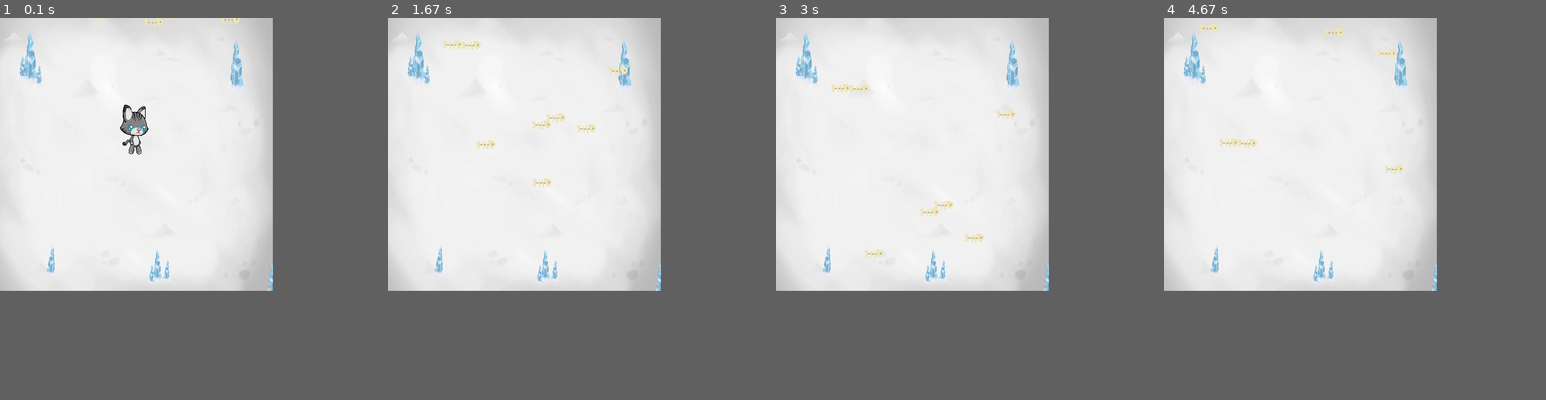
Above: before the commit, frames 1-4 (left to right).
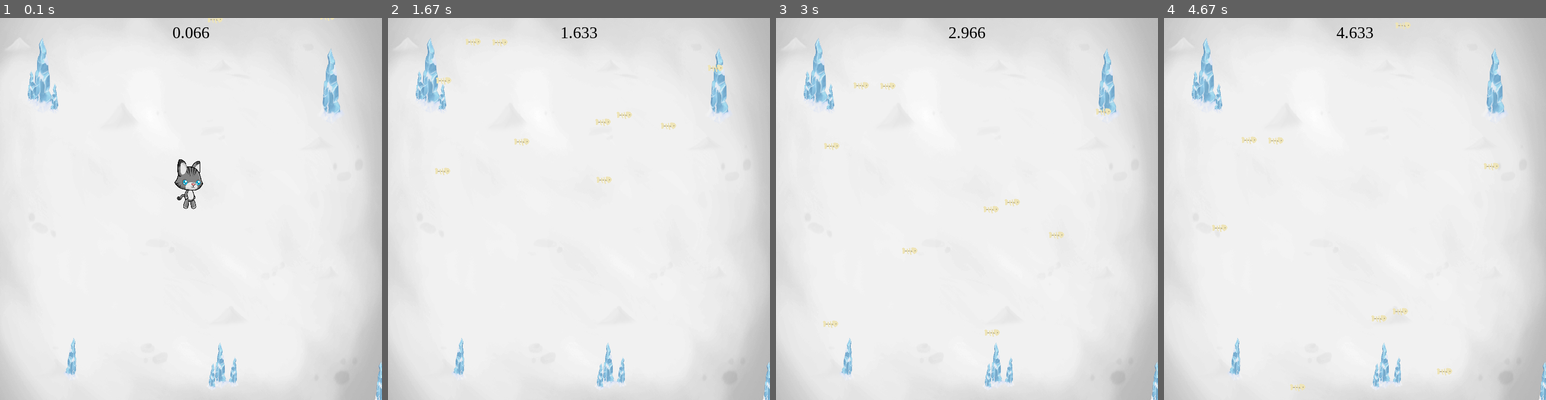
Above: after the commit, the same moments.

Repository: achoi2/pygame
Game: pygame game, started from template2.py
Two runs of this game, one before a commit and one after it. Both use one fixed random seed, a clock stepped at 60 frames per second and the inputs below.
Inputs:
- Up to frame 1 (0.1 s): no input
- Up to frame 2 (1.67 s): hold Right 0.33-0.8 s; hold Right 0.83-1.3 s; hold Left from 1.33 s (still down)
- Up to frame 3 (3 s): release Left at 1.87 s
- Up to frame 4 (4.67 s): no input
The window is 500x500 before the commit and 700x700 after it. Grey fills any space a smaller window leaves; there, only what the larger window draws over its background counts as a difference.

The runs differ from the first frame. In frame 1, 15% of the frame differs, in the area x 0-100%, y 0-100%; in frame 2, 15%; in frame 3, 15%; in frame 4, 15%.

Commit message:
added timer

Diff:
--- a/template2.py
+++ b/template2.py
@@ -5,8 +5,8 @@
 
 
 def main():
-    width = 500
-    height = 500
+    width = 700
+    height = 700
     FPS = 30
     vec = pygame.math.Vector2
 
@@ -14,9 +14,19 @@
     black_color = (0, 0, 0)
 
     hero_acc = 0.5
-    hero_fric = -0.12
+    hero_fric = -0.10
     hero_grav = 0.8
     pic = pygame.image.load
+
+
+
+    font_name = pygame.font.match_font('Times New Roman')
+    def draw_text(surf, text, size, x, y):
+        font = pygame.font.Font(font_name, size)
+        text_surface = font.render(text, True, black_color)
+        text_rect = text_surface.get_rect()
+        text_rect.midtop = (x, y)
+        surf.blit(text_surface, text_rect)
 
     class Hero(pygame.sprite.Sprite):
         def __init__(self, platforms):
@@ -29,6 +39,7 @@
             self.load_images()
             self.image = self.walk_frames_r[0]
             self.image = pygame.transform.scale(self.image, (100, 100))
+            self.radius = 45
             self.rect = self.image.get_rect()
             self.rect.center = (width / 2, height / 2)
             self.pos = vec(width / 2, height / 2)
@@ -100,13 +111,15 @@
         def __init__(self):
             pygame.sprite.Sprite.__init__(self)
             self.image = pygame.image.load('images/fish.png')
-            self.image = pygame.transform.scale(self.image, (50, 50))
+            self.image = pygame.transform.scale(self.image, (40, 40))
+            self.radius = 15
             self.rect = self.image.get_rect()
             self.rect.x = random.randrange(width - self.rect.width)
             self.rect.y = random.randrange(-100, -10)
             self.speedy = random.randrange(2, 8)
 
 
+
         def update(self):
             self.rect.y += self.speedy
 
@@ -114,6 +127,12 @@
                 self.rect.x = random.randrange(width - self.rect.width)
                 self.rect.y = random.randrange(-100, -40)
                 self.speedy = random.randrange(1, 8)
+
+    class Shield(Mob):
+        def __ini__(self):
+            pygame.sprite.Sprite.__init__(self)
+            self.image
+
 
     class Platform(pygame.sprite.Sprite):
         def __init__(self, x, y, w, h):
@@ -143,10 +162,11 @@
     all_sprites.add(hero)
     all_sprites.add(p1)
     platforms.add(p1)
-    for i in range(8):
+    for i in range(10):
         m = Mob()
         all_sprites.add(m)
         mobs.add(m)
+
 
     # game loop
     running = True
@@ -165,9 +185,9 @@
         all_sprites.update()
 
         #collision
-        # hits = pygame.sprite.spritecollide(hero, mobs, False)
-        # if hits:
-        #     running = False
+        hits = pygame.sprite.spritecollide(hero, mobs, False, pygame.sprite.collide_circle)
+        if hits:
+            running = False
 
         p_hits = pygame.sprite.spritecollide(hero, platforms, False)
         if p_hits:
@@ -178,6 +198,7 @@
         screen.fill(blue_color)
         screen.blit(background, background_rect)
         all_sprites.draw(screen)
+        draw_text(screen, str(pygame.time.get_ticks() / 1000), 30, width / 2, 10)
         # after drawing everything
         pygame.display.flip()
     pygame.quit()
